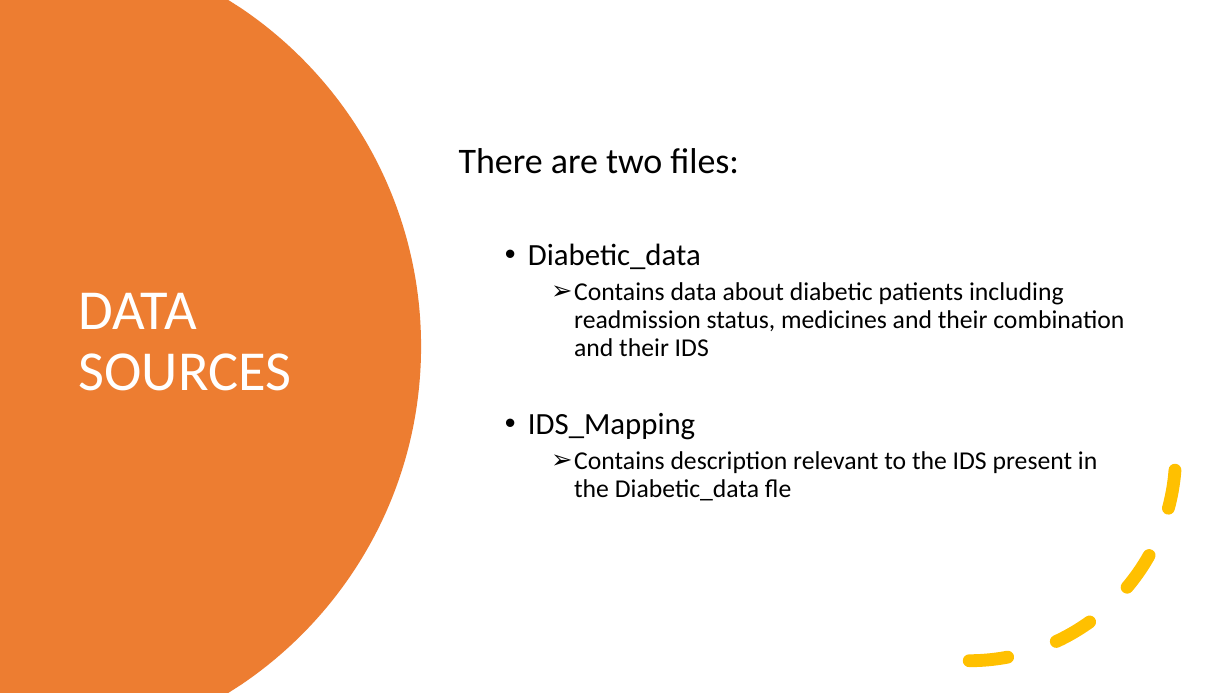
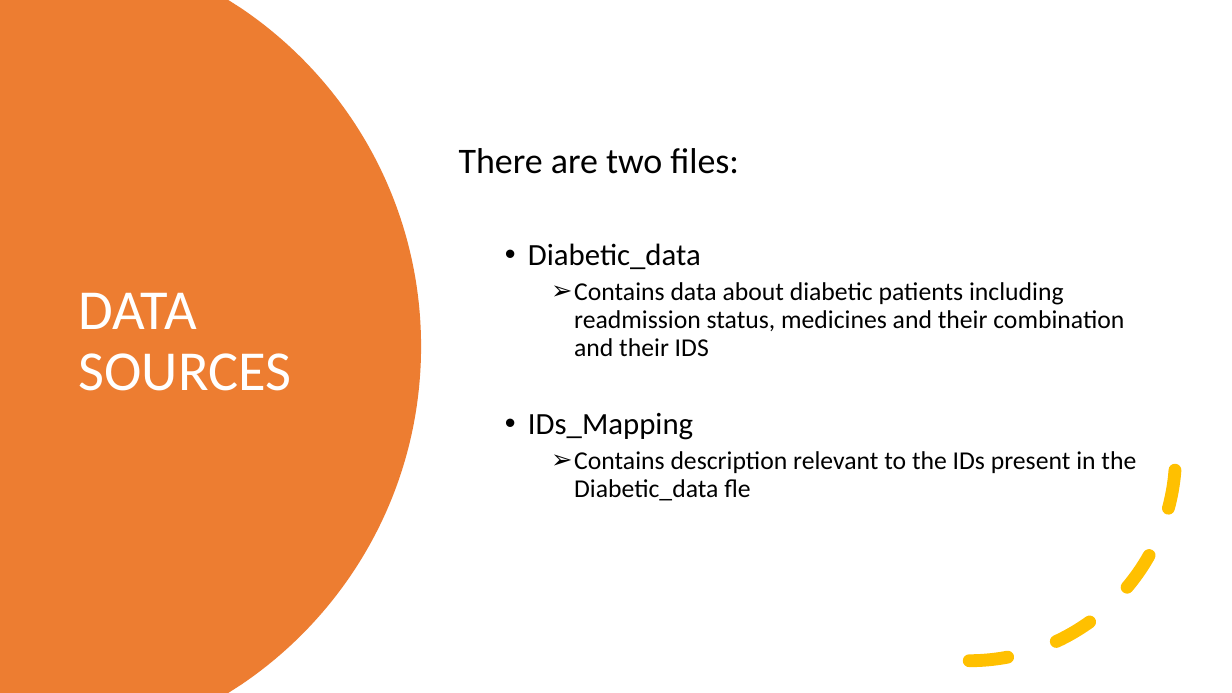
Before and after one commit to Thomas-George-T/Diabetic-Readmission-Exploration, a slide deck: slide 11 of Diabetic Readmission Exploration.pptx. Drawn at 1232x693 pixels with LibreOffice and Linux fonts; fonts in the diff are those of the drawing. Boxes give left, top, right and bottom in pixels: in the first picture for what was removed or moved away, otherwise in the second. Text is boxed around its words. In the diff, an @@ line names an element or a change of style, - is before the commit and + after.

Commit message:
Added Presentation

```diff
--- a/Diabetic Readmission Exploration.pptx
+++ b/Diabetic Readmission Exploration.pptx
@@ text at [528,413,1136,501]: text changed @@
-  • IDS_Mapping
-    ➢ Contains description relevant to the IDS present in the Diabetic_data fle
+  • IDs_Mapping
+    ➢ Contains description relevant to the IDs present in the Diabetic_data fle
```
Also in this commit, not shown: 1 other slide changed, 1 slide added.
